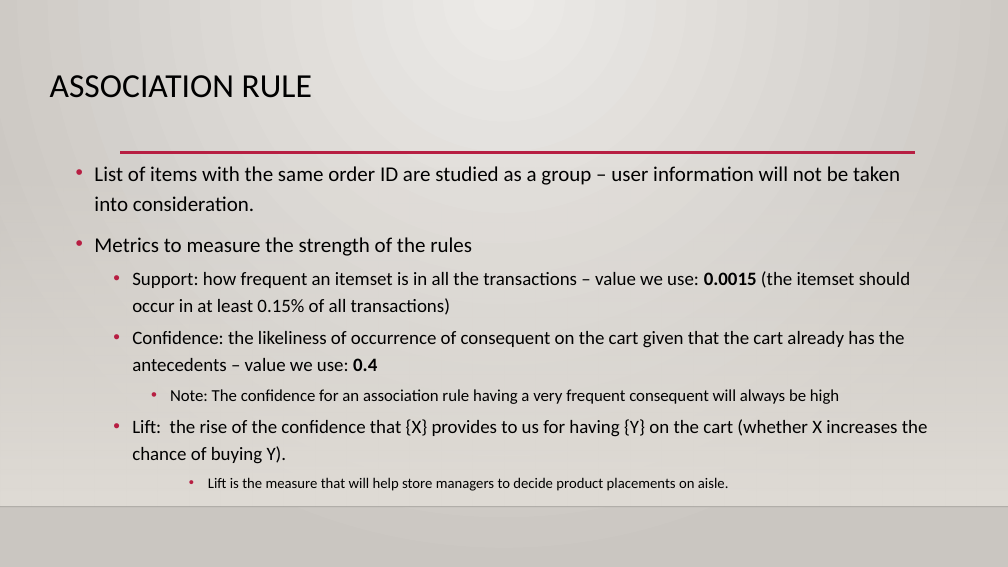
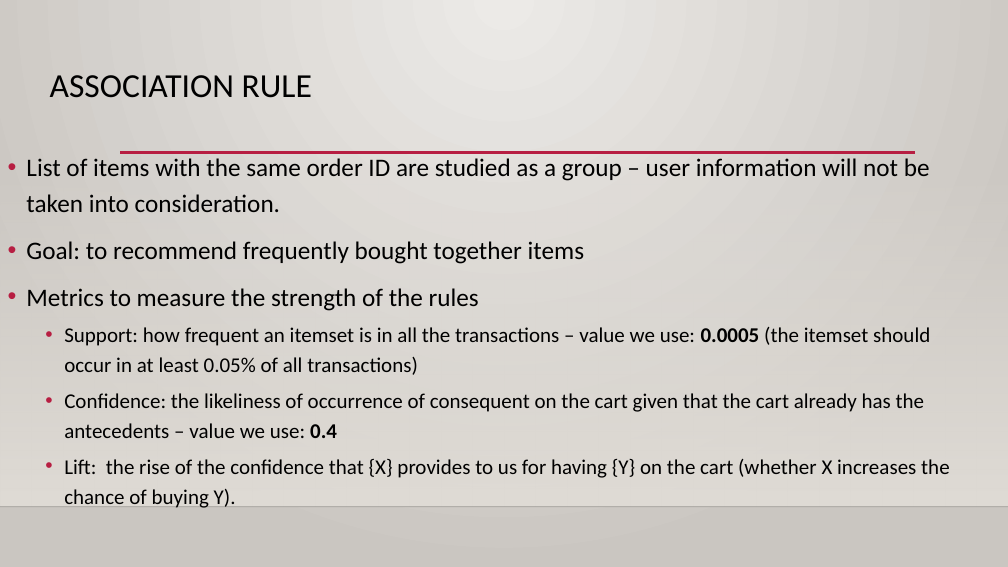
Before and after one commit to ML1000-GroupB/Project, a slide deck: slide 4 of Market Basket Analysis.pptx (slide 3 before the commit). Drawn at 1008x567 pixels with LibreOffice and Linux fonts; fonts in the diff are those of the drawing; background and template pictures are left out. Boxes give left, top, right and bottom in pixels: in the first picture for what was removed or moved away, otherwise in the second. Text is boxed around its words. In the diff, an @@ line names an element or a change of style, - is before the commit and + after.

```diff
--- a/Market Basket Analysis.pptx
+++ b/Market Basket Analysis.pptx
@@ text "List of items with the ...": place and size @@
-text "List of items with the ..." at (94,166,928,491)
+text "List of items with the ..." at (26,158,950,508)
@@ text at (26,158,950,508): size 20 to 24 pt in "List of items with the same order ...", "Metrics to measure the strength of the ..."; size 18 to 20 pt in "Confidence: the likeliness of occurrence of consequent ...", "Lift: the rise of the confidence that ..." @@
@@ text at (26,241,584,264): paragraph added @@
+• Goal: to recommend frequently bought together items
@@ text at (64,327,930,375): text changed; size 18 to 20 pt @@
-  • Support: how frequent an itemset is in all the transactions – value we use: 0.0015 (the itemset should occur in at least 0.15% of all transactions)
+  • Support: how frequent an itemset is in all the transactions – value we use: 0.0005 (the itemset should occur in at least 0.05% of all transactions)
@@ text at (170,389,839,404): paragraph removed @@
-    • Note: The confidence for an association rule having a very frequent consequent will always be high
@@ text at (208,477,729,491): paragraph removed @@
-      • Lift is the measure that will help store managers to decide product placements on aisle.
```
Also in this commit, not shown: 2 other slides changed, 3 slides added, 1 slide removed.
